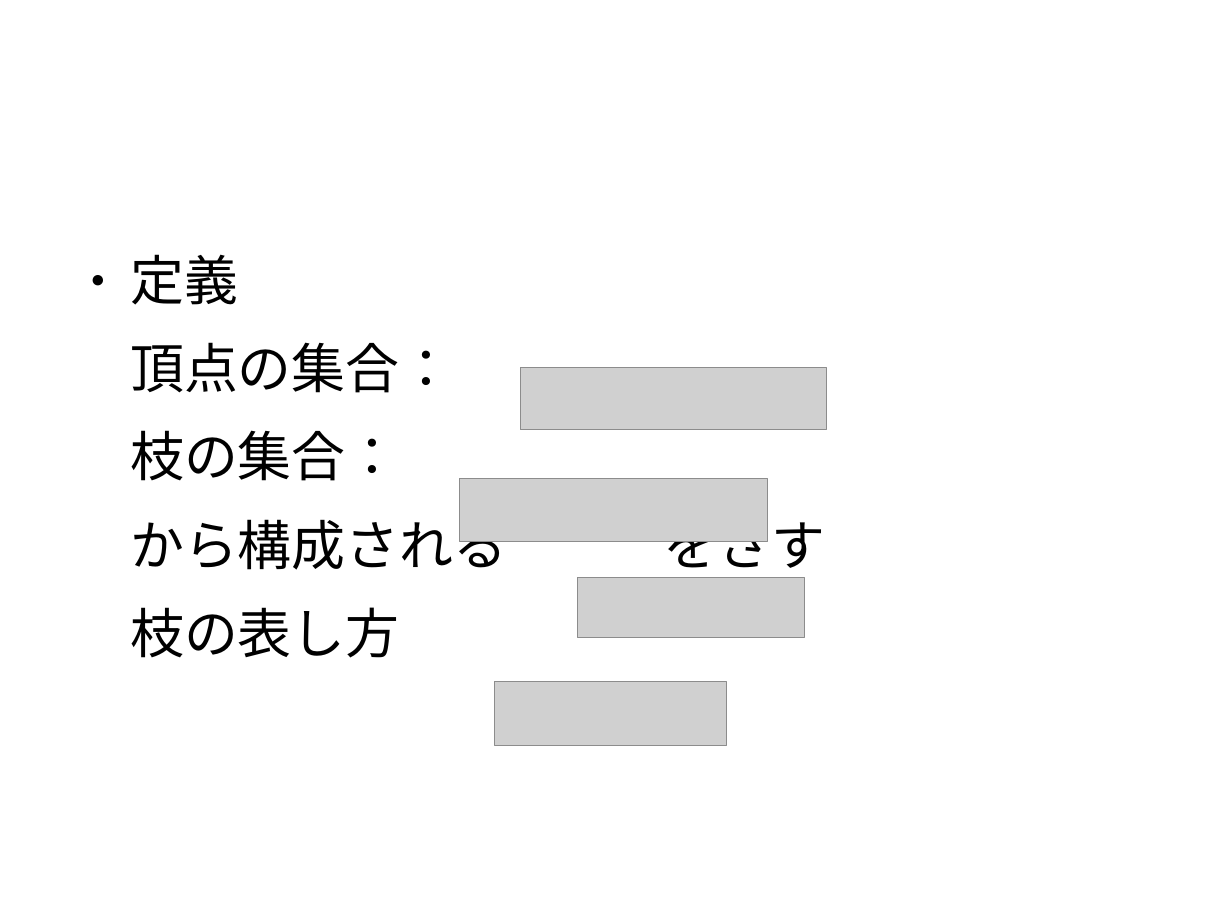
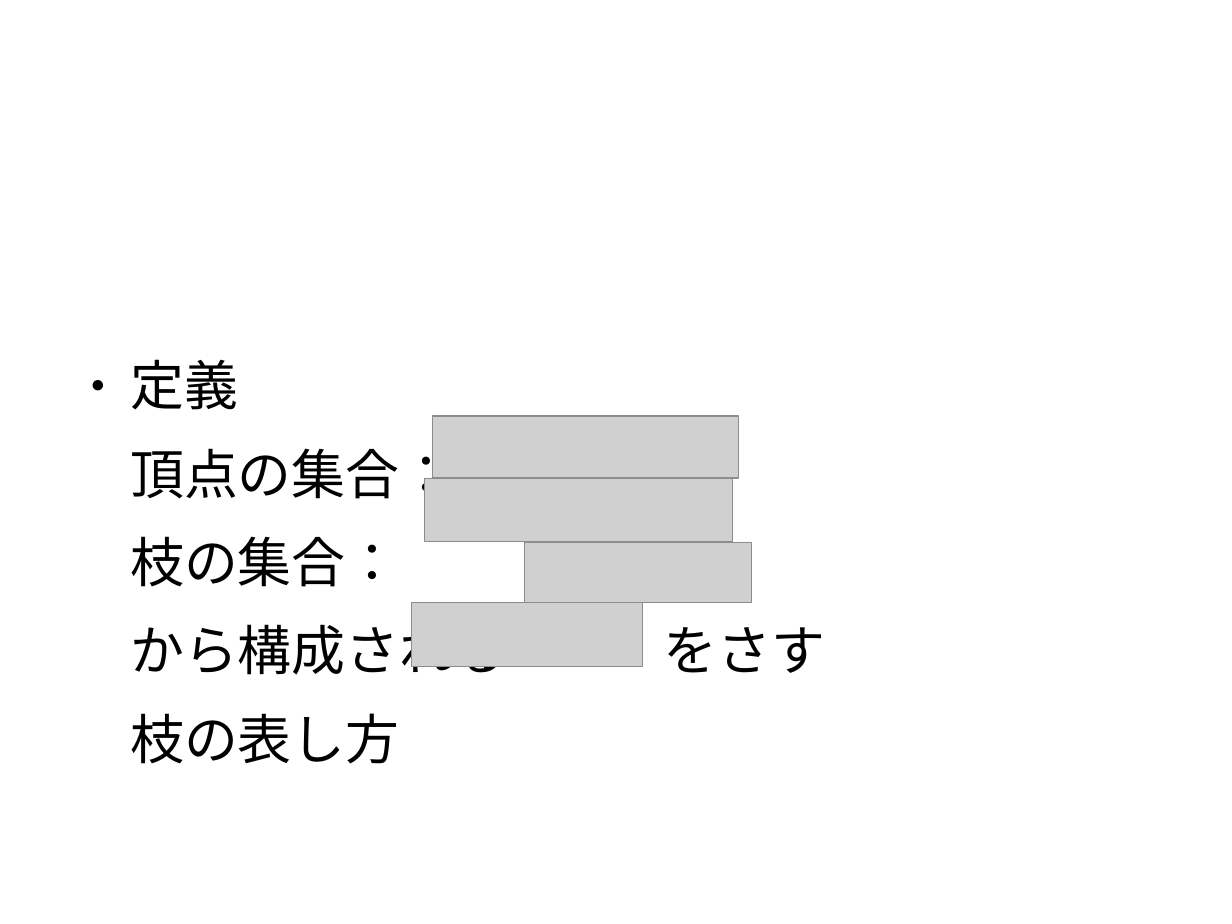
Before and after one commit to awesomest/NetWork_g-2015, a slide deck: slide 4 of 中間発表.odp. Drawn at 1232x924 pixels with LibreOffice and Linux fonts; fonts in the diff are those of the drawing; grey boxes stand for pictures; background and template pictures are left out. Boxes give left, top, right and bottom in pixels: in the first picture for what was removed or moved away, otherwise in the second. Text is boxed around its words. In the diff, an @@ line names an element or a change of style, - is before the commit and + after.

```diff
--- a/中間発表.odp
+++ b/中間発表.odp
@@ text "定義": place and size @@
-text "定義" at <box>130,254,507,658</box>
+text "定義" at <box>130,359,507,764</box>
@@ picture: place and size @@
-picture at <box>521,368,827,430</box>
+picture at <box>433,416,739,478</box>
@@ picture: place and size @@
-picture at <box>459,478,768,541</box>
+picture at <box>425,478,733,541</box>
@@ picture: place and size @@
-picture at <box>578,578,805,638</box>
+picture at <box>525,542,752,603</box>
@@ picture: place and size @@
-picture at <box>495,682,727,746</box>
+picture at <box>411,603,643,666</box>
```
Also in this commit, not shown: 36 other slides changed, 6 slides added, 2 slides removed.
